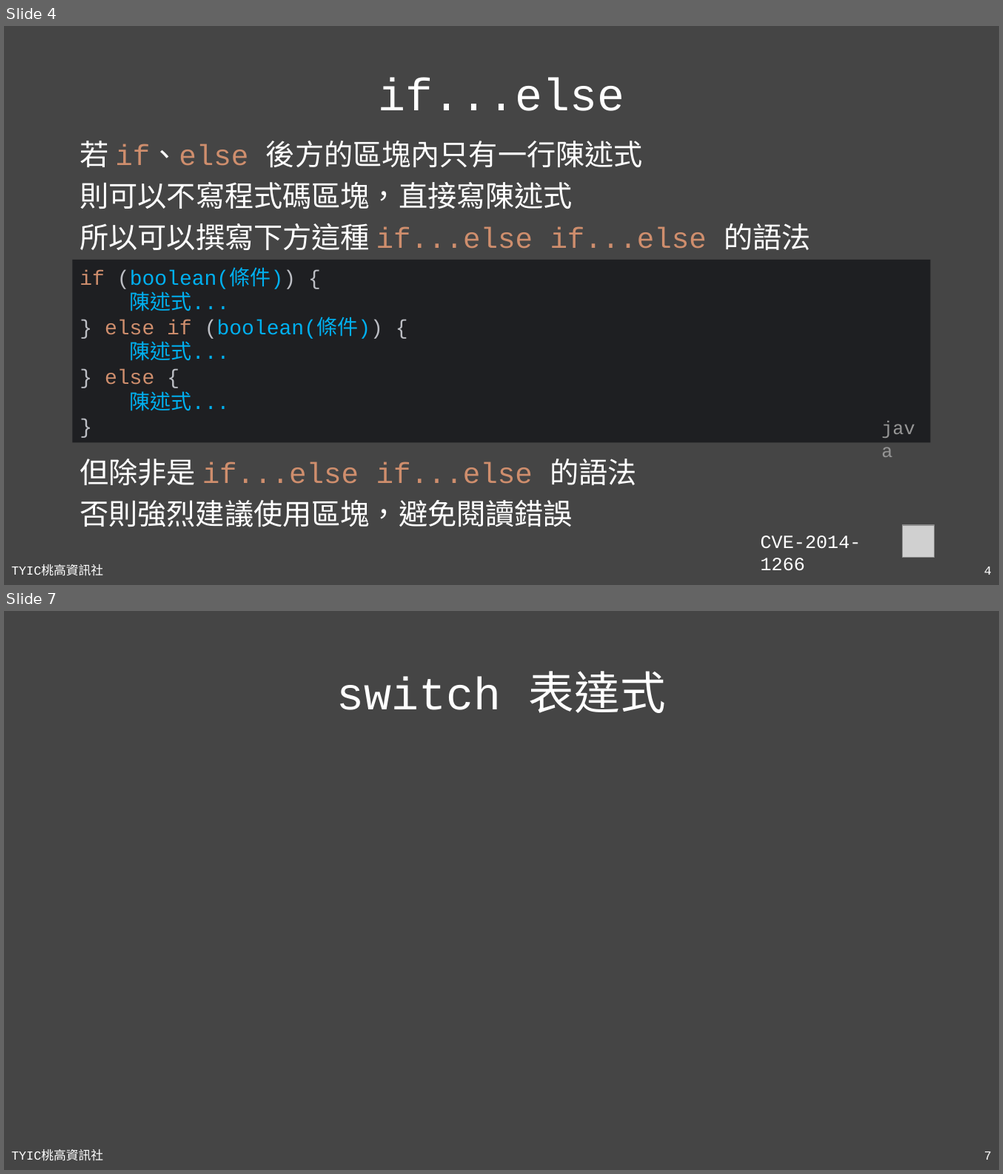
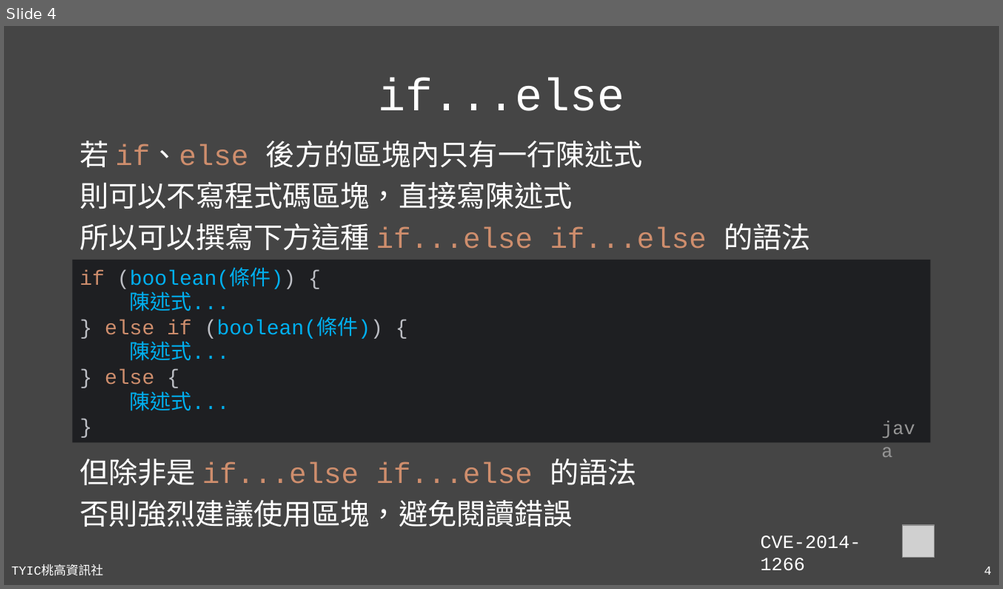
Before and after one commit to TYSHIC/slides, a slide deck: powerpoint/06_流程控制.pptx. Shown one above the other, each under a label of ours: slides 4 and 7 before the commit, slide 4 after it; the slides between them are not shown. The pictures are 1003x1174 and 1003x589 pixels, drawn with LibreOffice and Linux fonts; fonts in the diff are those of the drawing; grey boxes stand for pictures. Boxes give left, top, right and bottom in pixels: in the first picture for what was removed or moved away, otherwise in the second. Text is boxed around its words. In the diff, an @@ line names an element or a change of style, - is before the commit and + after.

Commit message:
06_switch

```diff
--- a/powerpoint/06_流程控制.pptx
+++ b/powerpoint/06_流程控制.pptx
@@ slide 7 removed at bbox=[4, 611, 999, 1170], background #454545; not listed: 2 template elements that a slide beside it also shows @@
@@ title removed at bbox=[337, 671, 666, 713] @@
-switch 表達式
```
Also in this commit, not shown: 1 slide changed, 2 slides added, 5 other files.
